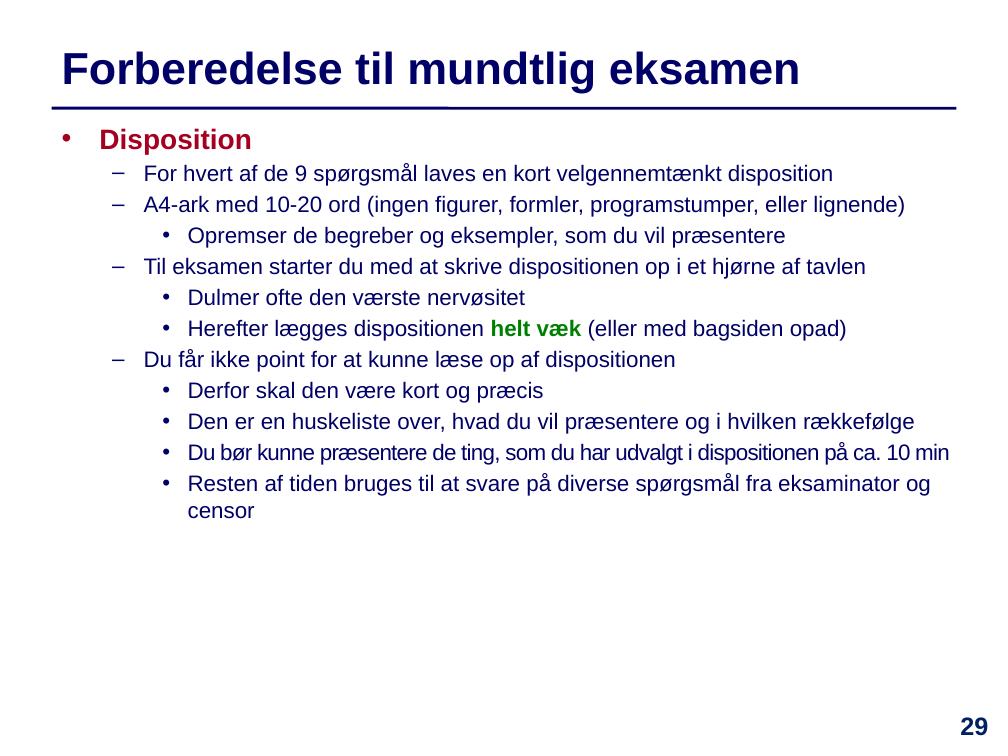
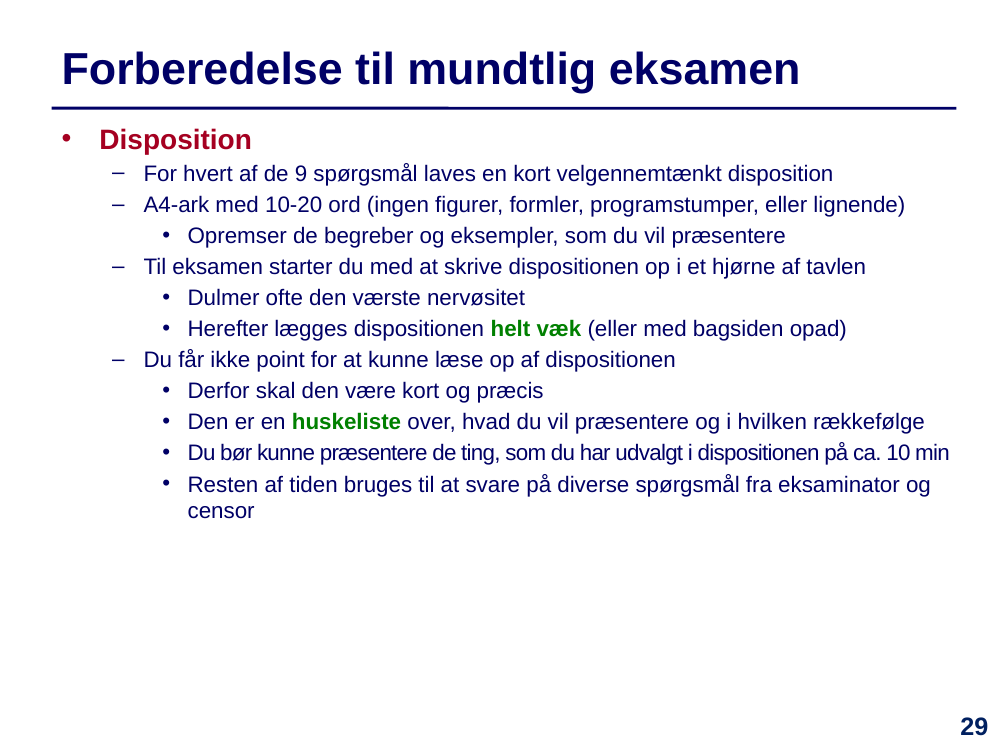
Before and after one commit to IntProgAU/Materiale, a slide deck: slide 29 of web/e22/uge_9/Slides-Uge9.pptx. Drawn at 1008x756 pixels with LibreOffice and Linux fonts; fonts in the diff are those of the drawing. Boxes give left, top, right and bottom in pixels: in the first picture for what was removed or moved away, otherwise in the second. Text is boxed around its words. In the diff, an @@ line names an element or a change of style, - is before the commit and + after.

```diff
--- a/web/e22/uge_9/Slides-Uge9.pptx
+++ b/web/e22/uge_9/Slides-Uge9.pptx
@@ text at [188, 412, 925, 434]: text colour #000066 to #008000, bold on in "huskeliste" @@
```
Also in this commit, not shown: 5 other slides changed, 1 other file.
